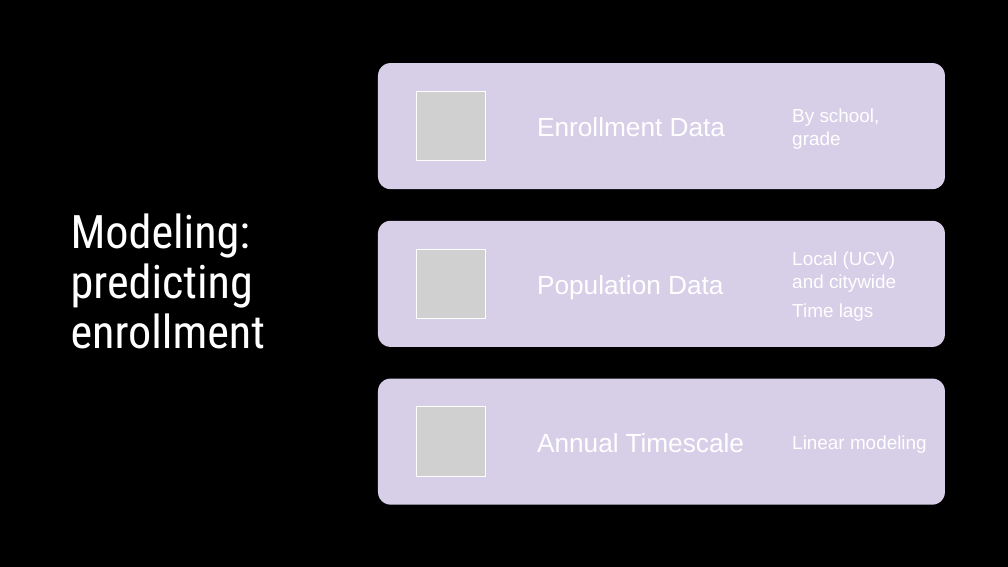
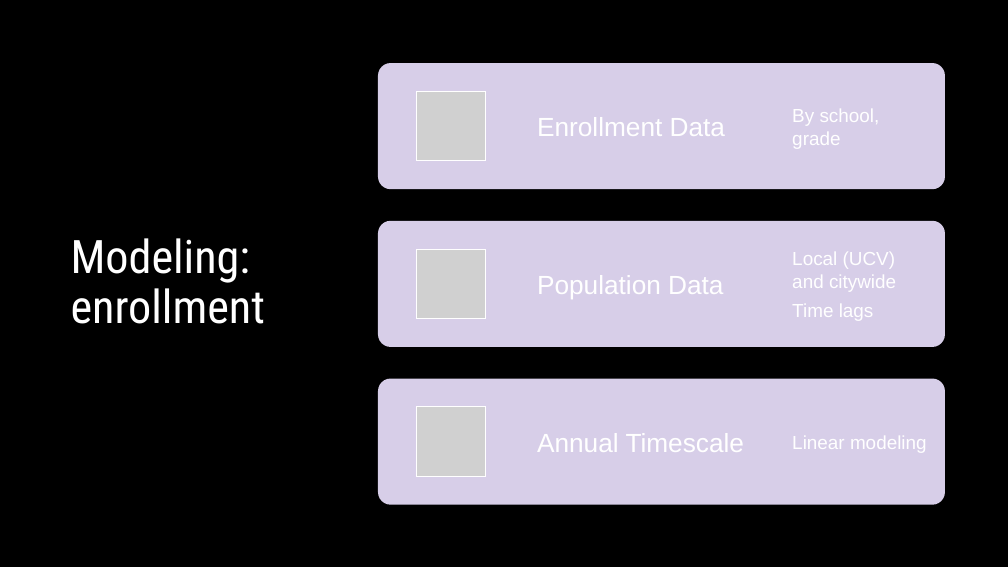
Before and after one commit to lauraminter/seattle-kids, a slide deck: slide 8 of assets/Seattle-kids-slides.pptx (slide 7 before the commit). Drawn at 1008x567 pixels with LibreOffice and Linux fonts; fonts in the diff are those of the drawing; grey boxes stand for pictures. Boxes give left, top, right and bottom in pixels: in the first picture for what was removed or moved away, otherwise in the second. Text is boxed around its words. In the diff, an @@ line names an element or a change of style, - is before the commit and + after.

```diff
--- a/assets/Seattle-kids-slides.pptx
+++ b/assets/Seattle-kids-slides.pptx
@@ title at (71,238,265,324): text changed @@
-Modeling:
-predicting enrollment
+Modeling:
+enrollment
```
Also in this commit, not shown: 4 other slides changed, 1 slide added, 11 other files.
